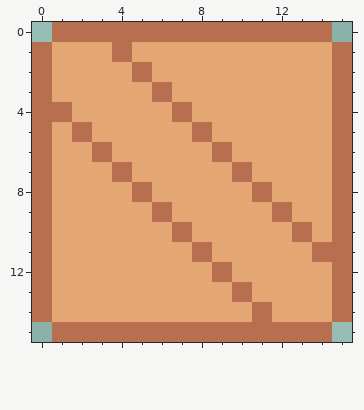
Two versions of one pixel-art file, assets/crate_single.aseprite. Above is the file before it was changed.
16x16 pixels, 1 frame.
And afterwards:
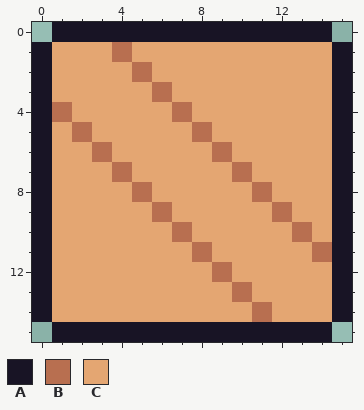
Palette (. is transparent): A #181425  B #b86f50  C #e4a672
Changes in this commit:
Changed rows in their new state; - is an unchanged pixel.
first column x 0:
 0 -AAAAAAAAAAAAAA-
 1 A--------------A
 2 A--------------A
 3 A--------------A
 4 A--------------A
 5 A--------------A
 6 A--------------A
 7 A--------------A
 8 A--------------A
 9 A--------------A
10 A--------------A
11 A--------------A
12 A--------------A
13 A--------------A
14 A--------------A
15 -AAAAAAAAAAAAAA-
